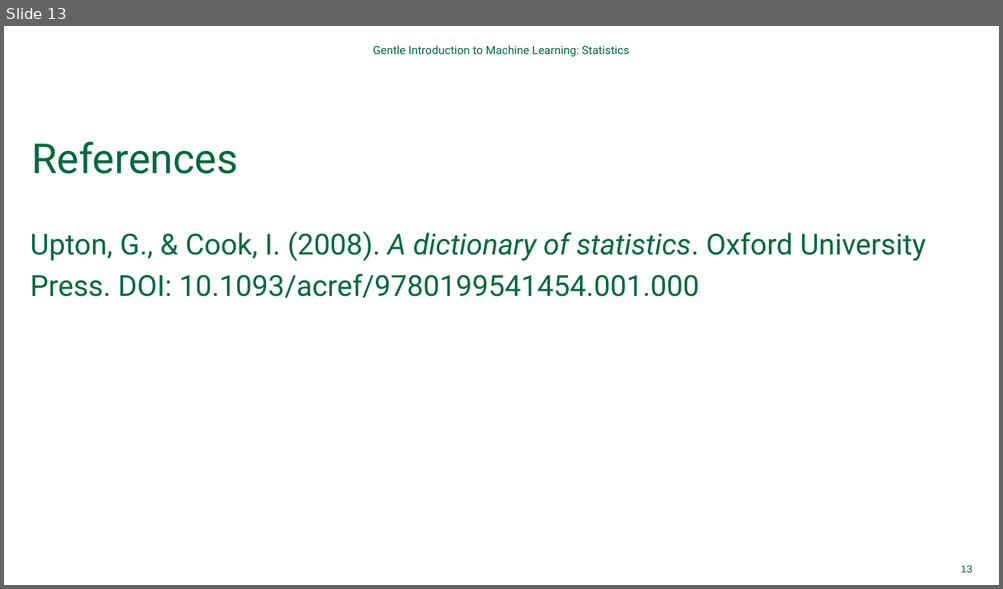
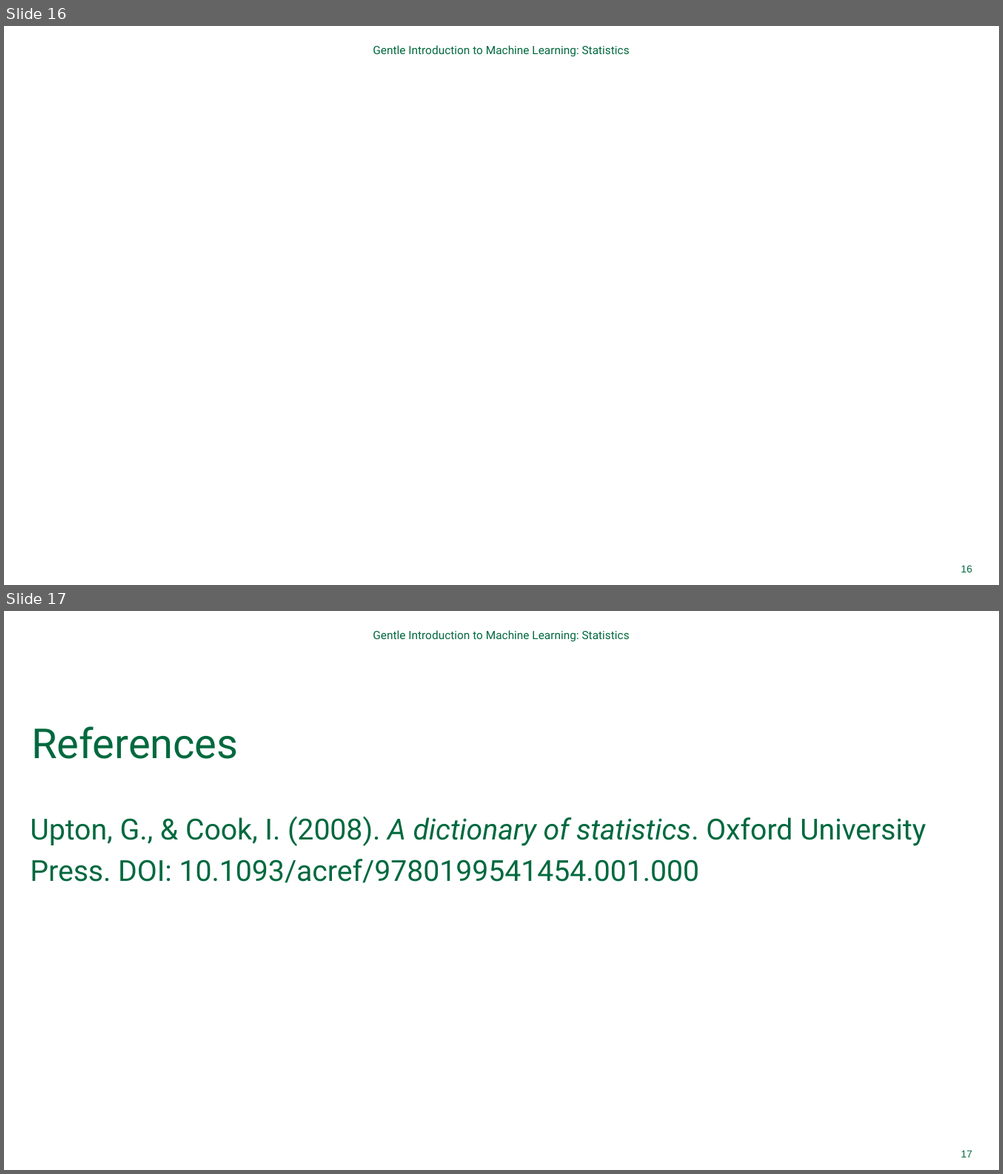
Before and after one commit to Dartmouth-Libraries/gentle-intro-to-statistics, a slide deck: ppt/Gentle-Intro-to-Statistics.pptx. Shown one above the other, each under a label of ours: slide 13 before the commit, slides 16 and 17 after it. The pictures are 1003x589 and 1003x1174 pixels, drawn with LibreOffice and Linux fonts; fonts in the diff are those of the drawing; background and template pictures are left out. Boxes give left, top, right and bottom in pixels: in the first picture for what was removed or moved away, otherwise in the second. Text is boxed around its words. In the diff, an @@ line names an element or a change of style, - is before the commit and + after.

```diff
--- a/ppt/Gentle-Intro-to-Statistics.pptx
+++ b/ppt/Gentle-Intro-to-Statistics.pptx
@@ slide 16 added at (4, 26, 999, 585), background #FFFFFF @@
@@ text added at (373, 45, 629, 57), 11 pt, text #00693E @@
+Gentle Introduction to Machine Learning: Statistics
@@ page number added at (961, 565, 972, 573), 9.8 pt, text #00693E @@
+16
@@ what was slide 13 is now slide 17 @@
@@ page number at (961, 1150, 972, 1158): text changed @@
-13
+17
```
Also in this commit, not shown: 1 slide changed, 3 other slides added.
